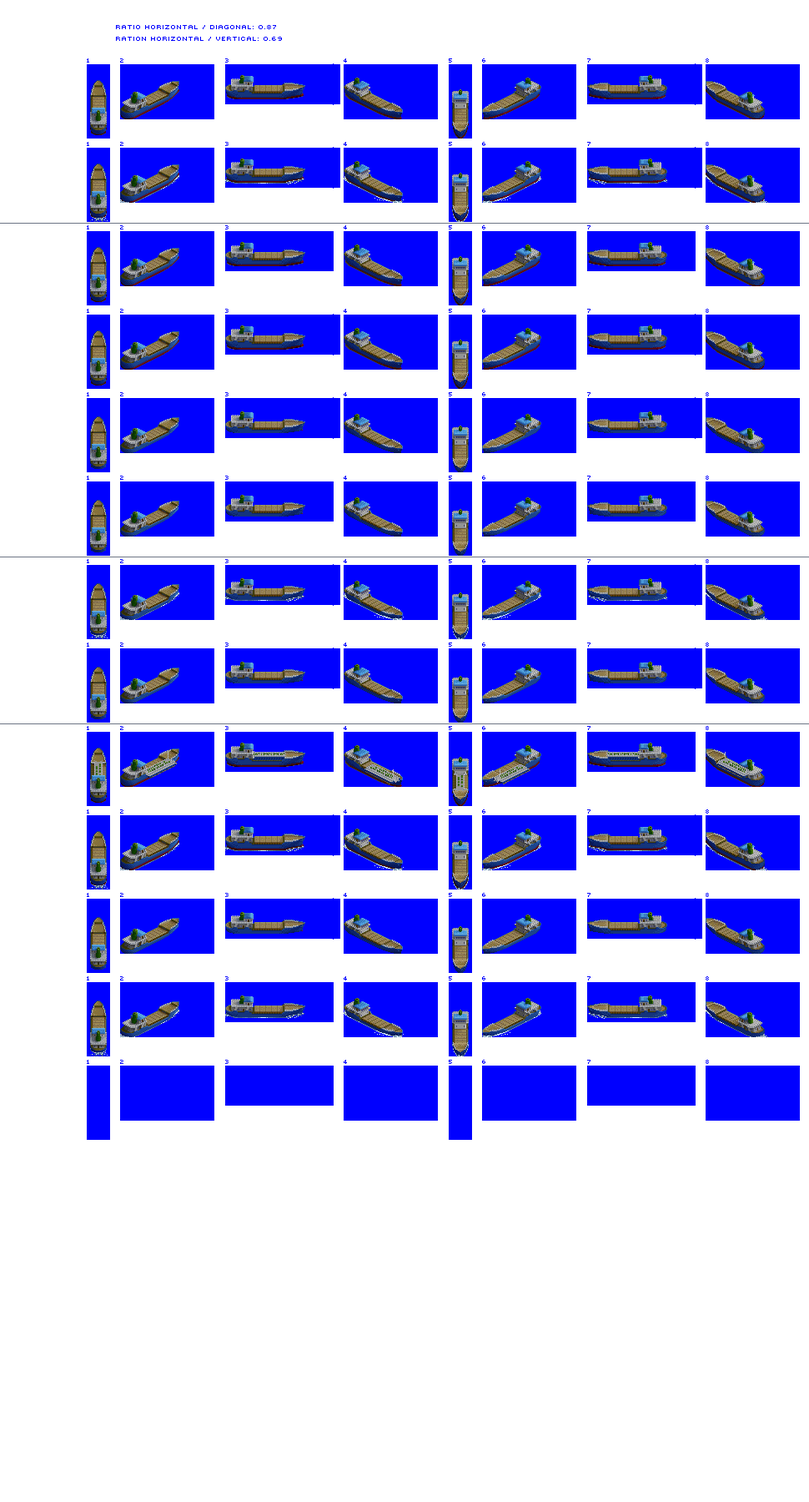
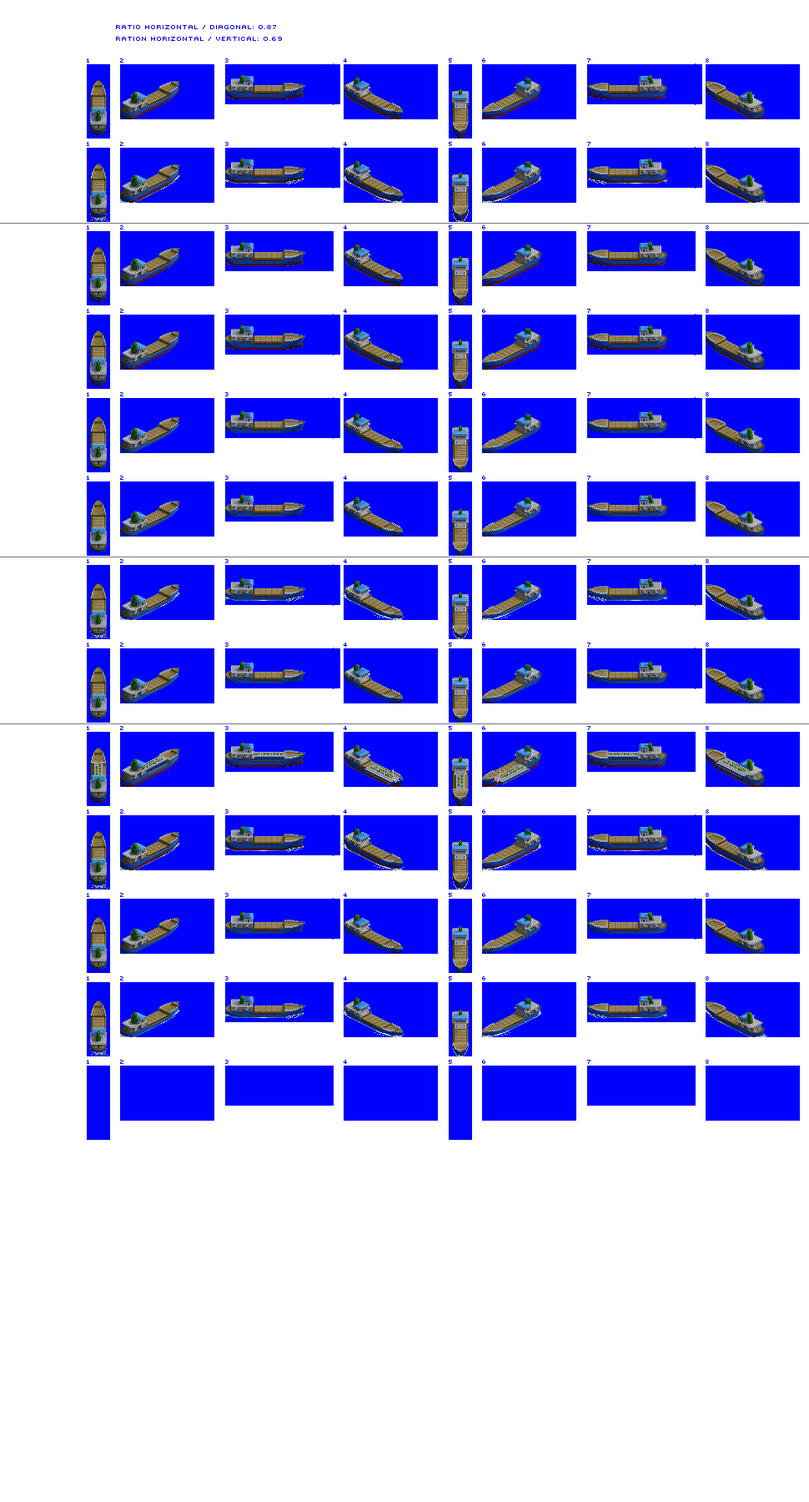
Comparing the layer stacks of the two 809×1502 images. Changes:
painted on "Layer 8" over [144, 751, 177, 778]
